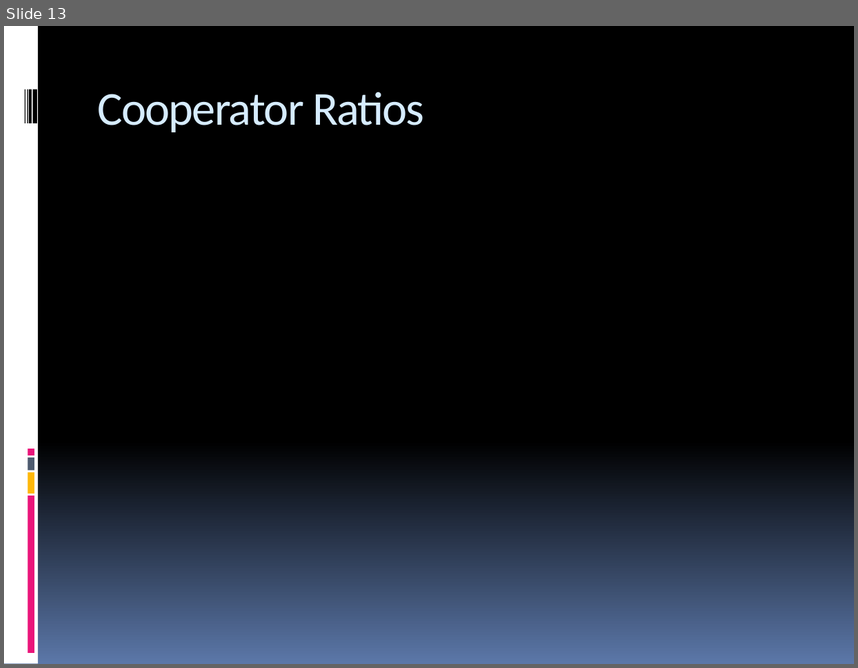
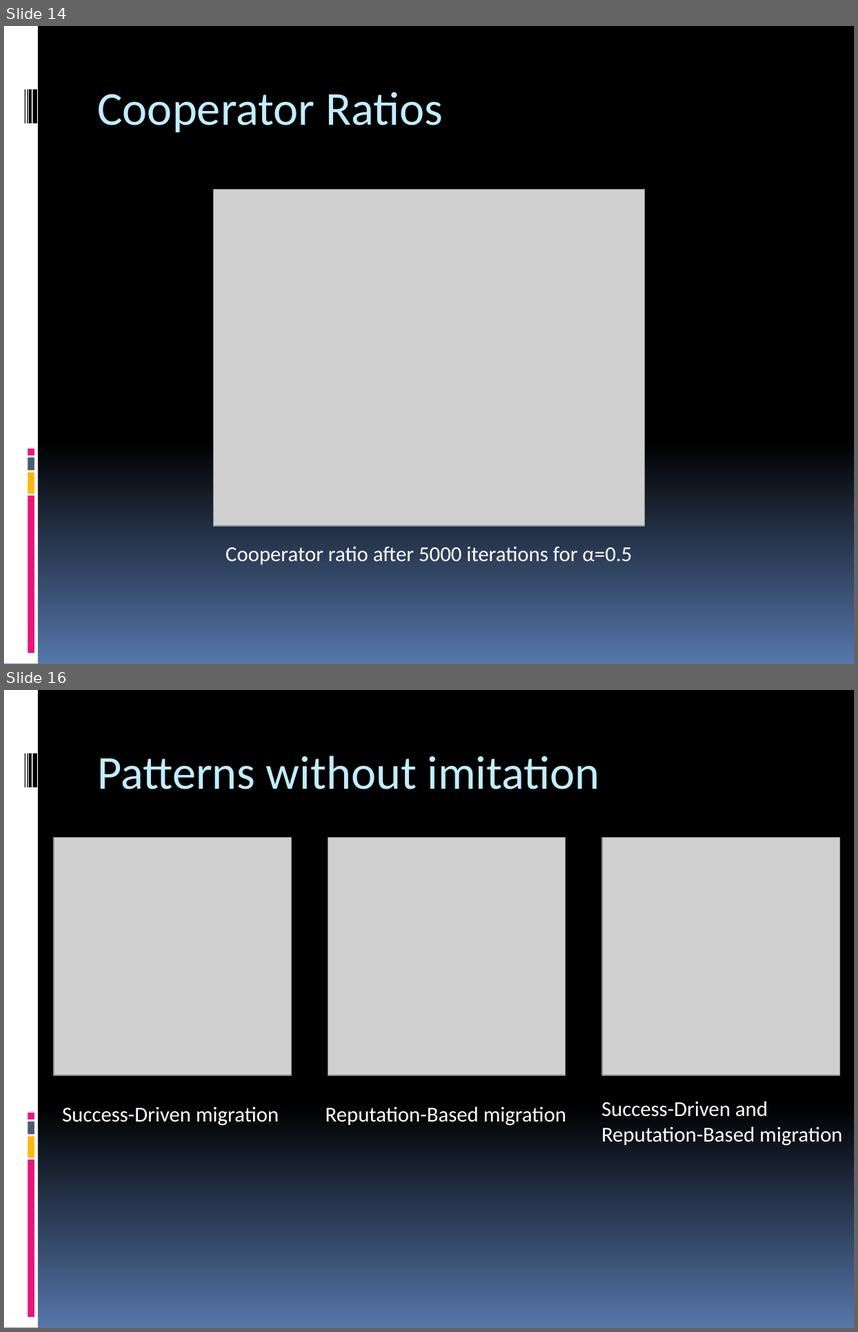
Before and after one commit to pec0ra/cooperation, a slide deck: presentation/presentation.pptx. Shown one above the other, each under a label of ours: slide 13 before the commit, slides 14 and 16 after it; the slides between them are not shown. The pictures are 858x668 and 858x1332 pixels, drawn with LibreOffice and Linux fonts; fonts in the diff are those of the drawing; grey boxes stand for pictures. Boxes give left, top, right and bottom in pixels: in the first picture for what was removed or moved away, otherwise in the second. Text is boxed around its words. In the diff, an @@ line names an element or a change of style, - is before the commit and + after.

```diff
--- a/presentation/presentation.pptx
+++ b/presentation/presentation.pptx
@@ slide 16 added at (x1=4, y1=690, x2=854, y2=1328), background gradient #000000 to #5676AA; not listed: 9 template elements that a slide beside it also shows @@
@@ title added at (x1=98, y1=756, x2=599, y2=789), 40 pt, text #C1EDFF @@
+Patterns without imitation
@@ picture added at (x1=53, y1=837, x2=290, y2=1074) @@
@@ picture added at (x1=328, y1=837, x2=565, y2=1074) @@
@@ picture added at (x1=602, y1=837, x2=840, y2=1074) @@
@@ text added at (x1=602, y1=1101, x2=842, y2=1145), 18 pt, text #FFFFFF @@
+Success-Driven and Reputation-Based migration
@@ text added at (x1=62, y1=1106, x2=279, y2=1125), 18 pt, text #FFFFFF @@
+Success-Driven migration
@@ text added at (x1=326, y1=1106, x2=566, y2=1125), 18 pt, text #FFFFFF @@
+Reputation-Based migration
@@ what was slide 13 is now slide 14 @@
@@ slide 14 changed as well @@
@@ background gradient #000000 to #5B77A8 to gradient #000000 to #5676AA @@
@@ title "Cooperator Ratios" at (x1=98, y1=92, x2=443, y2=132): text colour #D6ECFF to #C1EDFF, letter spacing -1 to 0 pt @@
@@ picture added at (x1=213, y1=190, x2=644, y2=525) @@
@@ text added at (x1=225, y1=546, x2=632, y2=564), 18 pt, text #FFFFFF @@
+Cooperator ratio after 5000 iterations for α=0.5
```
Also in this commit, not shown: 12 other slides changed, 4 other slides added, 3 slides removed.
